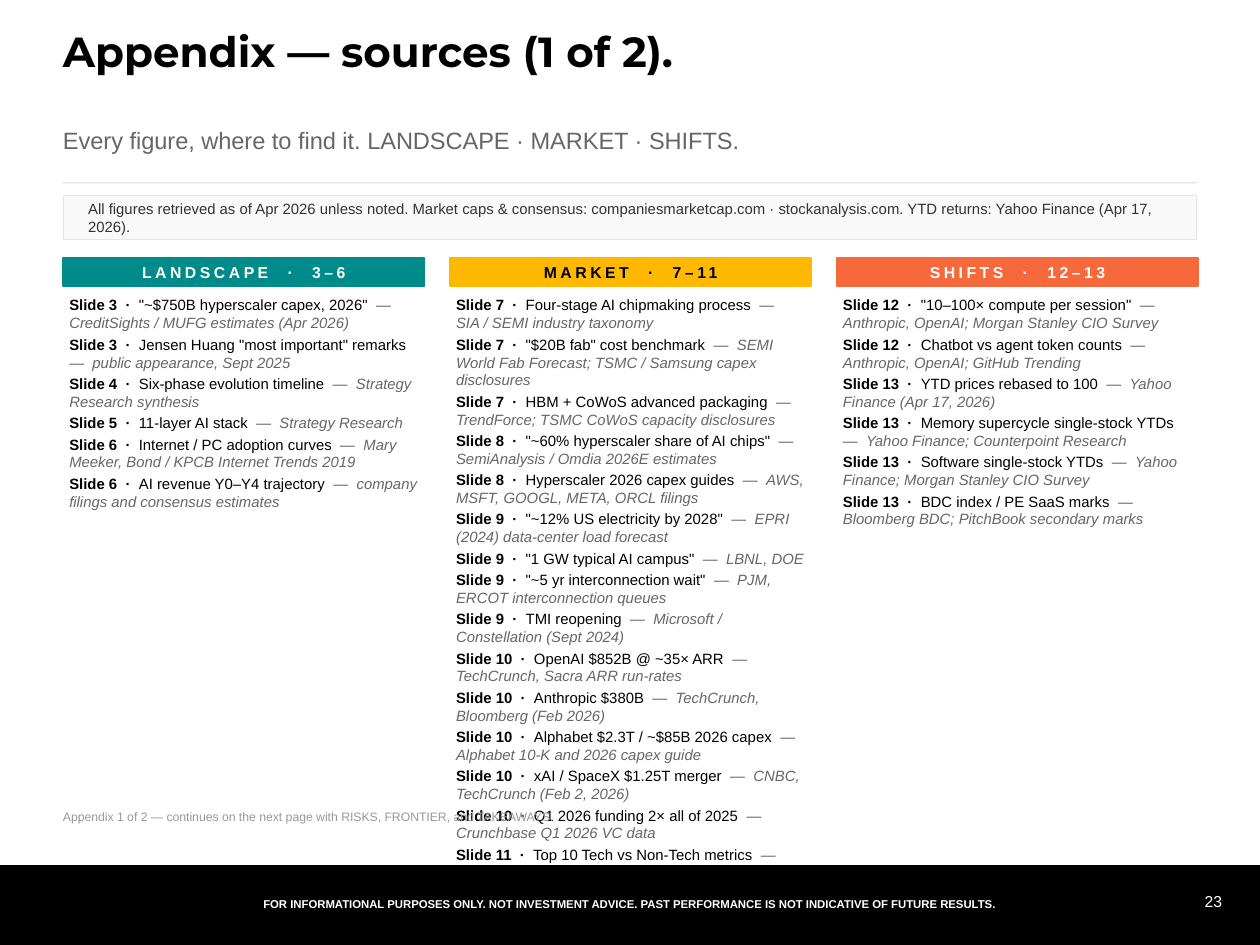
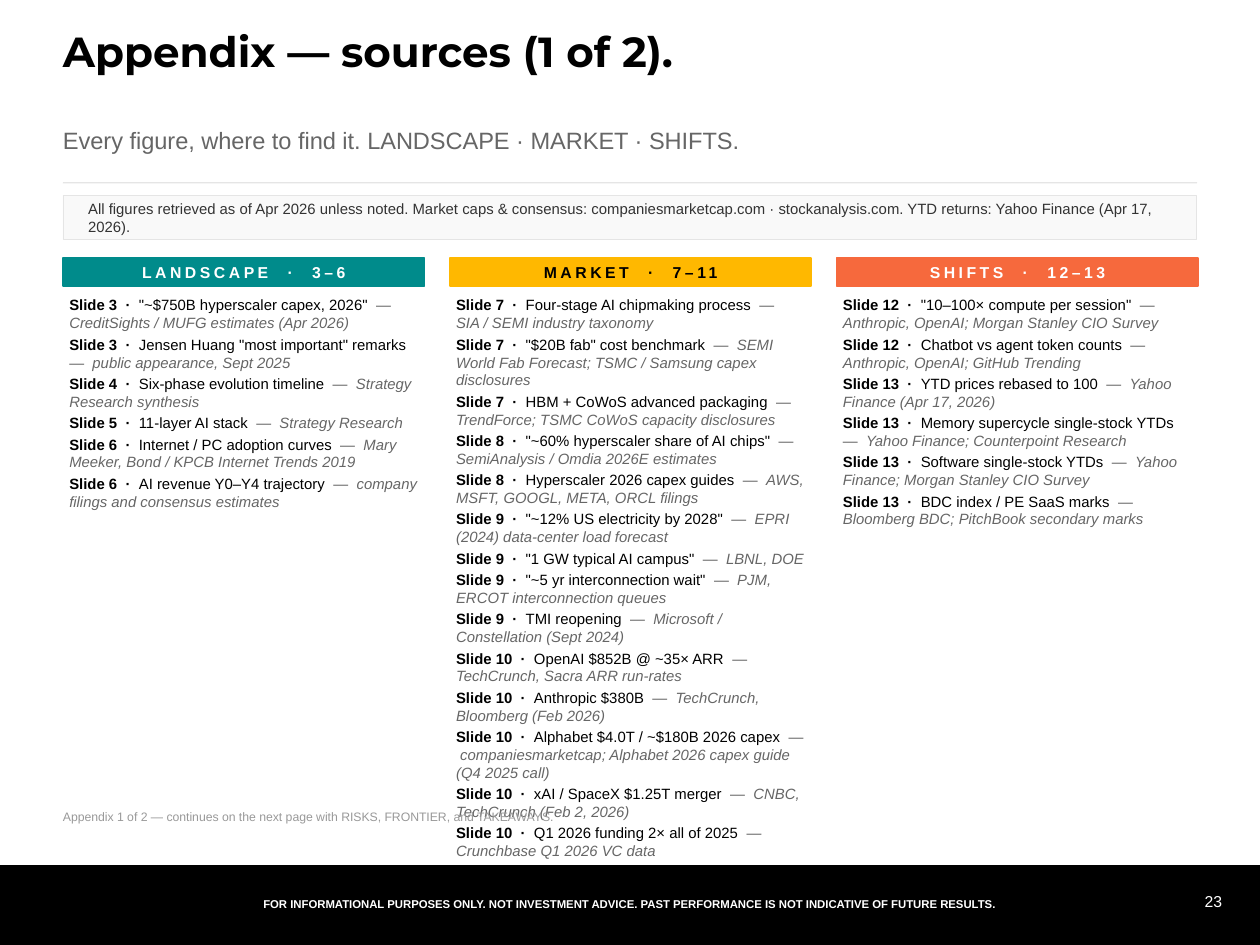
Before and after one commit to samuelcmcclellan-cell/ai-markets-deck, a slide deck: slide 23 of ai-markets-deck.pptx. Drawn at 1260x945 pixels with LibreOffice and Linux fonts; fonts in the diff are those of the drawing. Boxes give left, top, right and bottom in pixels: in the first picture for what was removed or moved away, otherwise in the second. Text is boxed around its words. In the diff, an @@ line names an element or a change of style, - is before the commit and + after.

```diff
--- a/ai-markets-deck.pptx
+++ b/ai-markets-deck.pptx
@@ text at [456, 731, 790, 781]: text changed; text colour #000000 to #666666; italic on @@
-Slide 10 · Alphabet $2.3T / ~$85B 2026 capex — Alphabet 10-K and 2026 capex guide
+Slide 10 · Alphabet $4.0T / ~$180B 2026 capex — companiesmarketcap; Alphabet 2026 capex guide (Q4 2025 call)
```
Also in this commit, not shown: 1 other slide changed, 3 other files.
